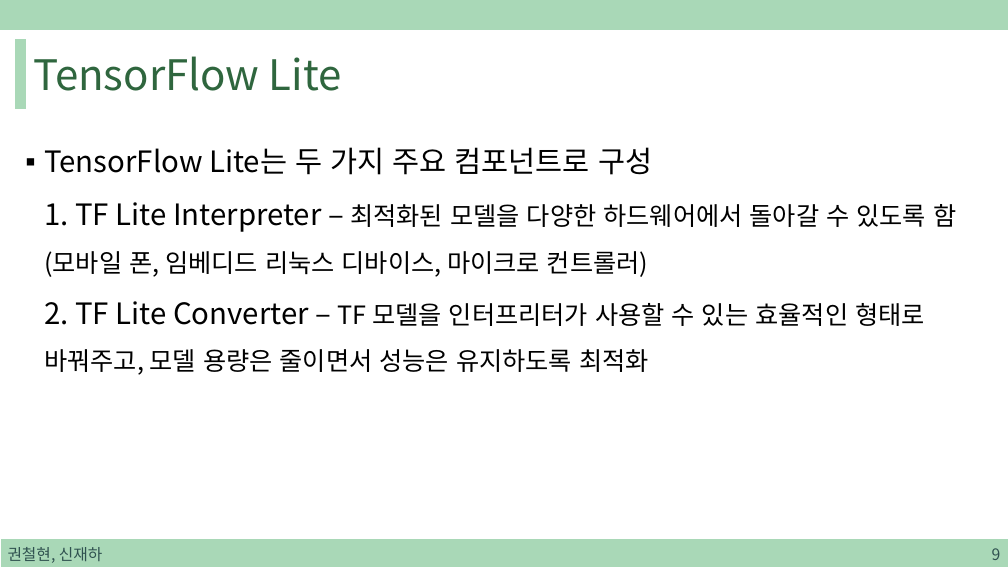
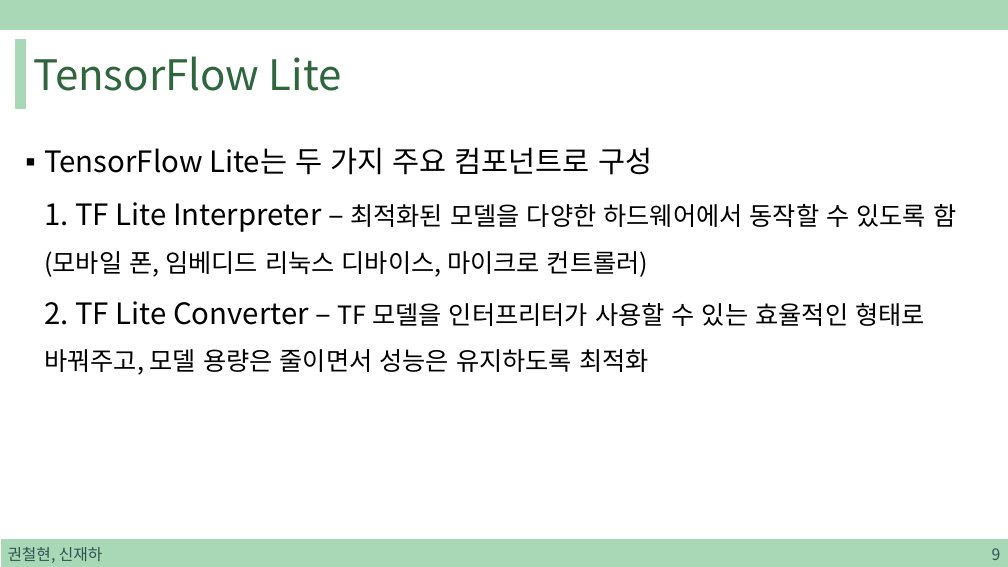
Before and after one commit to sjh4287/capston, a slide deck: slide 9 of 2022.01.07/TensorFlow Lite.pptx. Drawn at 1008x567 pixels with LibreOffice and Linux fonts; fonts in the diff are those of the drawing. Boxes give left, top, right and bottom in pixels: in the first picture for what was removed or moved away, otherwise in the second. Text is boxed around its words. In the diff, an @@ line names an element or a change of style, - is before the commit and + after.

```diff
--- a/2022.01.07/TensorFlow Lite.pptx
+++ b/2022.01.07/TensorFlow Lite.pptx
@@ text at box(44, 147, 956, 375): text changed @@
-▪ TensorFlow Lite는 두 가지 주요 컴포넌트로 구성
-  1. TF Lite Interpreter – 최적화된 모델을 다양한 하드웨어에서 돌아갈 수 있도록 함(모바일 폰, 임베디드 리눅스 디바이스, 마이크로 컨트롤러)
-  2. TF Lite Converter – TF 모델을 인터프리터가 사용할 수 있는 효율적인 형태로 바꿔주고, 모델 용량은 줄이면서 성능은 유지하도록 최적화
+▪ TensorFlow Lite는 두 가지 주요 컴포넌트로 구성
+  1. TF Lite Interpreter – 최적화된 모델을 다양한 하드웨어에서 동작할 수 있도록 함(모바일 폰, 임베디드 리눅스 디바이스, 마이크로 컨트롤러)
+  2. TF Lite Converter – TF 모델을 인터프리터가 사용할 수 있는 효율적인 형태로 바꿔주고, 모델 용량은 줄이면서 성능은 유지하도록 최적화
```
Also in this commit, not shown: 1 other slide changed.
